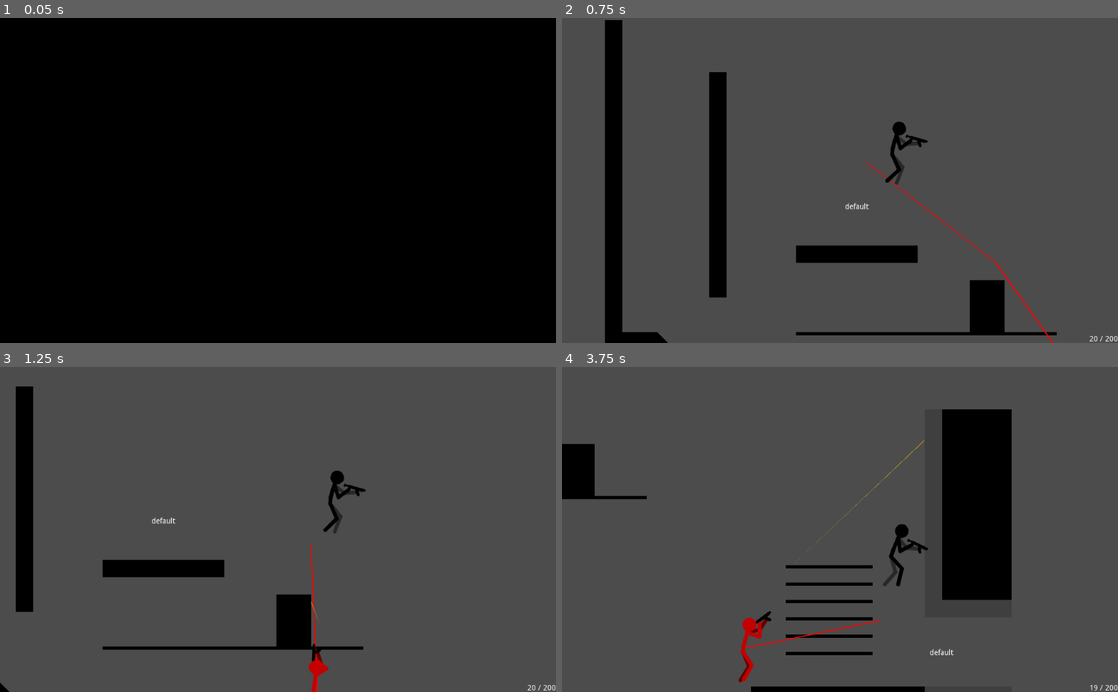
Above: before the commit, frames 1-4 (two rows, left to right).
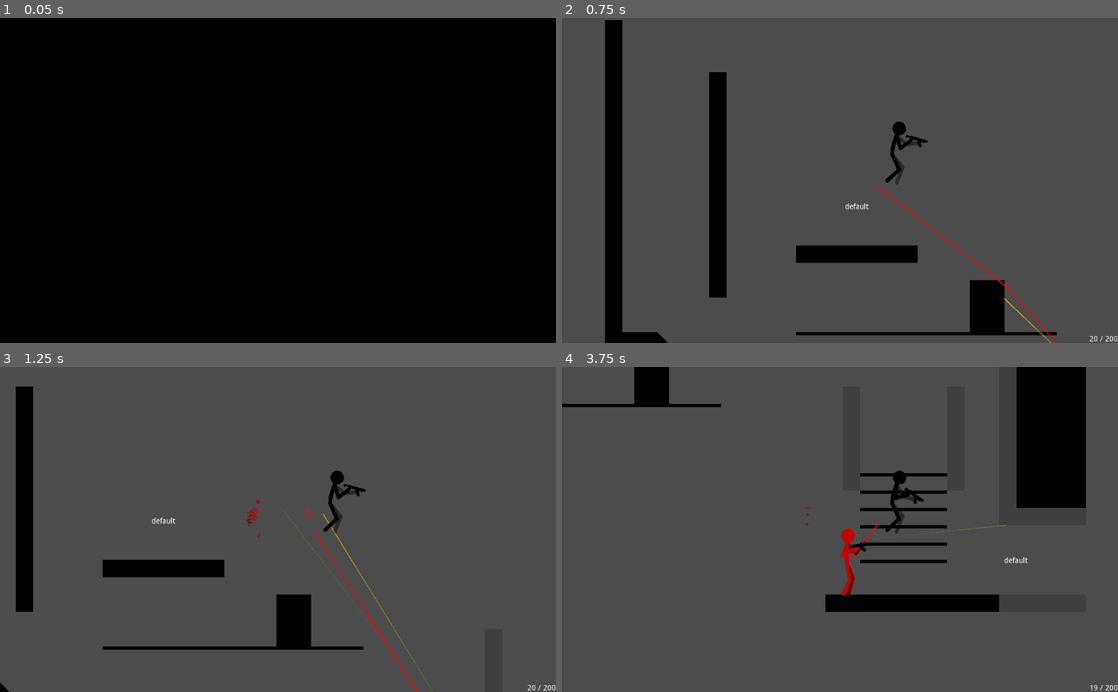
Above: after the commit, the same moments.

Repository: DmitriySalnikov/YT_2d_platformer
Game: Godot game, scene res://Levels/TestLevel1.tscn
The game is run twice, just before and just after one commit, with the same random seed, the same clock (stepped at 60 frames per second) and the same inputs.
Inputs (mouse positions are in pixels of both pictures, inside the frame that each line leads up to):
- Up to frame 1 (0.05 s): no input
- Up to frame 2 (0.75 s): move the mouse to (962, 164) at 0.52 s; hold D (move_right) from 0.53 s (still down); tap Space (jump) at 0.6 s
- Up to frame 3 (1.25 s): keep holding D (move_right); tap Space (jump) at 0.77, 1.07 s
- Up to frame 4 (3.75 s): move the mouse to (728, 545) at 1.27 s; click (728, 545) at 1.35 s; tap Space (jump) at 1.52, 1.55, 1.82, 2.3, 3.02, 3.05, 3.32, 3.6 s; move the mouse to (895, 458) at 2.02 s; release D (move_right) at 2.03 s; hold A (move_left) 2.03-2.78 s; hold S (look_down) 2.03-2.78 s; move the mouse to (812, 594) at 2.77 s; hold D (move_right) from 2.78 s (still down); tap W (look_up) at 2.85 s; move the mouse to (1006, 578) at 3.52 s

Frame 1 is identical in both runs. In frame 2, 0.4% of the frame differs, in the area x 54-90%, y 44-100%; in frame 3, 0.7%; in frame 4, 20%, in the area x 0-95%, y 0-100%.

Commit message:
3 день 2 ии прыжки не такие бешенные

Diff:
--- a/Levels/TestLevel1.tscn
+++ b/Levels/TestLevel1.tscn
@@ -7,9 +7,9 @@
 [ext_resource path="res://Levels/TestLevels.tscn" type="PackedScene" id=10]
 
 [sub_resource type="NavigationPolygon" id=1]
-vertices = PoolVector2Array( 1000, 312, 920, 312, 840, 296, 840, 248, 928, 208, 1008, 208, 1048, 264, 1144, 408, 1000, 416, 1704, 640, 1704, 768, 1296, 768, 1264, 632, 768, 504, 920, 416, 360, 408, 296, 408, 296, 320, 440, 320, 440, 360, 456, 504, 488, 360, 832, 128, 600, 248, 600, 128, 488, 320, 600, 296 )
-polygons = [ PoolIntArray( 0, 1, 2, 3, 4, 5, 6 ), PoolIntArray( 6, 7, 8, 0 ), PoolIntArray( 9, 10, 11, 12 ), PoolIntArray( 7, 12, 11, 13, 8 ), PoolIntArray( 14, 8, 13 ), PoolIntArray( 15, 16, 17, 18, 19 ), PoolIntArray( 20, 15, 19, 21, 13 ), PoolIntArray( 22, 4, 3, 23, 24 ), PoolIntArray( 25, 24, 23 ), PoolIntArray( 25, 23, 26, 21 ), PoolIntArray( 26, 2, 1, 14, 13, 21 ) ]
-outlines = [ PoolVector2Array( 1704, 640, 1704, 768, 1296, 7 …(108 unchanged characters)…  128, 928, 208, 1008, 208, 1048, 264, 1144, 408, 1264, 632 ), PoolVector2Array( 600, 248, 840, 248 …(86 unchanged characters)…
+vertices = PoolVector2Array( 1000, 312, 920, 312, 840, 296, 840, 248, 928, 208, 1008, 208, 1048, 264, 768, 504, 1000, 416, 1152, 384, 1304, 384, 1304, 592, 1296, 768, 1600, 640, 1704, 640, 1704, 768, 360, 408, 296, 408, 296, 320, 440, 320, 440, 360, 456, 504, 488, 360, 1352, 592, 1352, 384, 1496, 384, 1496, 592, 1544, 592, 1544, 384, 1600, 384, 920, 416, 832, 128, 600, 248, 600, 128, 488, 320, 600, 296 )
+polygons = [ PoolIntArray( 0, 1, 2, 3, 4, 5, 6 ), PoolIntArray( 7, 8, 9, 10, 11, 12 ), PoolIntArray( 6, 9, 8, 0 ), PoolIntArray( 13, 14, 15, 12 ), PoolIntArray( 16, 17, 18, 19, 20 ), PoolIntArray( 21, 16, 20, 22, 7 ), PoolIntArray( 23, 24, 25, 26 ), PoolIntArray( 27, 28, 29, 13 ), PoolIntArray( 27, 13, 12, 26 ), PoolIntArray( 23, 26, 12 ), PoolIntArray( 11, 23, 12 ), PoolIntArray( 30, 8, 7 ), PoolIntArray( 31, 4, 3, 32, 33 ), PoolIntArray( 34, 33, 32 ), PoolIntArray( 34, 32, 35, 22 ), PoolIntArray( 35, 2, 1, 30, 7, 22 ) ]
+outlines = [ PoolVector2Array( 1704, 640, 1704, 768, 1296, 7 …(108 unchanged characters)…  128, 928, 208, 1008, 208, 1048, 264, 1152, 384, 1304, 384, 1304, 592, 1352, 592, 1352, 384, 1496, 384, 1496, 592, 1544, 592, 1544, 384, 1600, 384, 1600, 640 ), PoolVector2Array( 600, 248, 840, 248 …(86 unchanged characters)…
 
 [sub_resource type="RectangleShape2D" id=2]
 extents = Vector2( 65.6366, 10 )
@@ -44,14 +44,14 @@
 [node name="Solids" parent="." index="1"]
 tile_data = PoolIntArray( -327672, 0, 0, -262136, 0, 0, -196600, 0, 0, -131064, 0, 0, -131058, 0, 0, -65528, 0, 0, -655 …(1745 unchanged characters)…
 
-[node name="TwoWays" parent="." index="2"]
+[node name="NoGrip" parent="." index="2"]
+tile_data = PoolIntArray( 524338, 1, 0, 589874, 1, 0, 655410, 1, 0, 720946, 1, 0, 786473, 1, 0, 786479, 1, 0, 786482, 1, 0, 852009, 1, 0, 852015, 1, 0, 852018, 1, 0, 917545, 1, 0, 917551, 1, 0, 917554, 1, 0, 983081, 1, 0, 983087, 1, 0, 983090, 1, 0, 1048617, 1, 0, 1048623, 1, 0, 1048626, 1, 0, 1114153, 1, 0, 1114159, 1, 0, 1114162, 1, 0, 1179698, 1, 0, 1245234, 1, 0, 1245235, 1, 0, 1245236, 1, 0, 1245237, 1, 0, 1245238, 1, 0, 1572914, 1, 0, 1572915, 1, 0, 1572916, 1, 0, 1572917, 1, 0, 1572918, 1, 0 )
+
+[node name="TwoWays" parent="." index="3"]
 tile_data = PoolIntArray( 851987, 0, 0, 851988, 0, 0, 851989, 0, 0, 851990, 0, 0, 851991, 0, 0, 851992, 0, 0, 851993, 0 …(525 unchanged characters)…
 
-[node name="OneWays" parent="." index="3"]
+[node name="OneWays" parent="." index="4"]
 tile_data = PoolIntArray( 851999, 0, 0, 852000, 0, 0, 852001, 0, 0 )
-
-[node name="NoGrip" parent="." index="4"]
-tile_data = PoolIntArray( 524338, 1, 0, 589874, 1, 0, 655410, 1, 0, 720946, 1, 0, 786482, 1, 0, 852018, 1, 0, 917554, 1, 0, 983090, 1, 0, 1048626, 1, 0, 1114162, 1, 0, 1179698, 1, 0, 1245234, 1, 0, 1245235, 1, 0, 1245236, 1, 0, 1245237, 1, 0, 1245238, 1, 0, 1572914, 1, 0, 1572915, 1, 0, 1572916, 1, 0, 1572917, 1, 0, 1572918, 1, 0 )
 
 [node name="platform" type="StaticBody2D" parent="." index="5"]
 position = Vector2( 200.823, 359.598 )
@@ -89,7 +89,7 @@
 SpawnPointName = "from_level1"
 
 [node name="StickmanEnemy" parent="." index="11" instance=ExtResource( 7 )]
-position = Vector2( 1458.66, 700.61 )
+position = Vector2( 1424, 480 )
 
 [node name="SpawnPoint" parent="." index="12"]
 position = Vector2( 720, 184 )
--- a/Levels/TestLevel2.tscn
+++ b/Levels/TestLevel2.tscn
@@ -29,11 +29,11 @@
 [node name="Solids" parent="." index="2"]
 tile_data = PoolIntArray( 65535, 0, 0, 0, 0, 0, 1, 0, 0, 2, 0, 0, 3, 0, 0, 131071, 0, 0, 65536, 0, 0, 65537, 0, 0, 6553 …(1864 unchanged characters)…
 
-[node name="TwoWays" parent="." index="3"]
+[node name="NoGrip" parent="." index="3"]
+tile_data = PoolIntArray( 4, 1, 0, 65540, 1, 0, 131076, 1, 0, 196612, 1, 0, 262148, 1, 0, 327684, 1, 0, 393220, 1, 0, 458756, 1, 0, 524292, 1, 0, 589828, 1, 0, 655364, 1, 0, 720900, 1, 0, 786436, 1, 0, 917503, 1, 0, 851968, 1, 0, 851969, 1, 0, 851970, 1, 0, 851971, 1, 0, 851972, 1, 0, 983039, 1, 0, 1048575, 1, 0, 1114111, 1, 0, 1179647, 1, 0, 1245183, 1, 0, 1179648, 1, 0, 1179649, 1, 0, 1179650, 1, 0, 1179651, 1, 0, 1179652, 1, 0 )
+
+[node name="TwoWays" parent="." index="4"]
 tile_data = PoolIntArray( 524305, 0, 0, 524306, 0, 0, 524307, 0, 0, 524308, 0, 0, 524309, 0, 0, 524310, 0, 0, 655367, 0, 0, 655368, 0, 0, 655369, 0, 0, 655370, 0, 0, 655371, 0, 0, 655372, 0, 0, 917518, 0, 0, 917519, 0, 0, 917520, 0, 0, 917521, 0, 0, 917522, 0, 0, 917523, 0, 0, 917524, 0, 0 )
-
-[node name="NoGrip" parent="." index="5"]
-tile_data = PoolIntArray( 4, 1, 0, 65540, 1, 0, 131076, 1, 0, 196612, 1, 0, 262148, 1, 0, 327684, 1, 0, 393220, 1, 0, 458756, 1, 0, 524292, 1, 0, 589828, 1, 0, 655364, 1, 0, 720900, 1, 0, 786436, 1, 0, 917503, 1, 0, 851968, 1, 0, 851969, 1, 0, 851970, 1, 0, 851971, 1, 0, 851972, 1, 0, 983039, 1, 0, 1048575, 1, 0, 1114111, 1, 0, 1179647, 1, 0, 1245183, 1, 0, 1179648, 1, 0, 1179649, 1, 0, 1179650, 1, 0, 1179651, 1, 0, 1179652, 1, 0 )
 
 [node name="StaticBody2D" type="StaticBody2D" parent="." index="6"]
 position = Vector2( 1233.51, 81.9694 )
@@ -54,14 +54,14 @@
 polygon = PoolVector2Array( -8, 0, -2, 8, 0, 10, 2, 8, 8, 0 )
 
 [node name="WeaponSlot" parent="StickmanEnemy" index="4"]
-position = Vector2( -7.74304, -32.5147 )
-rotation = 2.03528
+position = Vector2( -7.61432, -33.3263 )
+rotation = 2.05885
 
 [node name="Gun" parent="StickmanEnemy/WeaponSlot" index="0"]
 Damage = 0.577
 
 [node name="WeaponWallDetector" parent="StickmanEnemy/Rays" index="1"]
-position = Vector2( 7.20996, -35.1474 )
+position = Vector2( 7.39661, -35.6059 )
 
 [node name="CanvasModulate" type="CanvasModulate" parent="." index="9"]
 position = Vector2( 480, 8 )
--- a/Levels/TestLevels.tscn
+++ b/Levels/TestLevels.tscn
@@ -55,6 +55,32 @@
 } ]
 1/z_index = 0
 
+[sub_resource type="ConvexPolygonShape2D" id=6]
+points = PoolVector2Array( 32, 32, 0, 32, 0, 0, 32, 0 )
+
+[sub_resource type="TileSet" id=7]
+1/name = "TestTileset.png 1"
+1/texture = ExtResource( 2 )
+1/tex_offset = Vector2( 0, 0 )
+1/modulate = Color( 1, 1, 1, 1 )
+1/region = Rect2( 32, 32, 32, 32 )
+1/tile_mode = 0
+1/occluder_offset = Vector2( 0, 0 )
+1/navigation_offset = Vector2( 0, 0 )
+1/shape_offset = Vector2( 0, 0 )
+1/shape_transform = Transform2D( 1, 0, 0, 1, 0, 0 )
+1/shape = SubResource( 6 )
+1/shape_one_way = false
+1/shape_one_way_margin = 1.0
+1/shapes = [ {
+"autotile_coord": Vector2( 0, 0 ),
+"one_way": false,
+"one_way_margin": 1.0,
+"shape": SubResource( 6 ),
+"shape_transform": Transform2D( 1, 0, 0, 1, 0, 0 )
+} ]
+1/z_index = 0
+
 [sub_resource type="ConvexPolygonShape2D" id=4]
 points = PoolVector2Array( 0, 0, 0, 0, 32, 0, 32, 5.909, 0, 5.909 )
 
@@ -81,32 +107,6 @@
 } ]
 0/z_index = 0
 
-[sub_resource type="ConvexPolygonShape2D" id=6]
-points = PoolVector2Array( 32, 32, 0, 32, 0, 0, 32, 0 )
-
-[sub_resource type="TileSet" id=7]
-1/name = "TestTileset.png 1"
-1/texture = ExtResource( 2 )
-1/tex_offset = Vector2( 0, 0 )
-1/modulate = Color( 1, 1, 1, 1 )
-1/region = Rect2( 32, 32, 32, 32 )
-1/tile_mode = 0
-1/occluder_offset = Vector2( 0, 0 )
-1/navigation_offset = Vector2( 0, 0 )
-1/shape_offset = Vector2( 0, 0 )
-1/shape_transform = Transform2D( 1, 0, 0, 1, 0, 0 )
-1/shape = SubResource( 6 )
-1/shape_one_way = false
-1/shape_one_way_margin = 1.0
-1/shapes = [ {
-"autotile_coord": Vector2( 0, 0 ),
-"one_way": false,
-"one_way_margin": 1.0,
-"shape": SubResource( 6 ),
-"shape_transform": Transform2D( 1, 0, 0, 1, 0, 0 )
-} ]
-1/z_index = 0
-
 [node name="TestLevels" type="Node2D"]
 script = ExtResource( 1 )
 CharacterScene = ExtResource( 3 )
@@ -117,6 +117,12 @@
 tile_set = SubResource( 3 )
 cell_size = Vector2( 32, 32 )
 collision_layer = 3
+collision_mask = 0
+format = 1
+
+[node name="NoGrip" type="TileMap" parent="."]
+tile_set = SubResource( 7 )
+cell_size = Vector2( 32, 32 )
 collision_mask = 0
 format = 1
 
@@ -134,10 +140,4 @@
 collision_mask = 0
 format = 1
 
-[node name="NoGrip" type="TileMap" parent="."]
-tile_set = SubResource( 7 )
-cell_size = Vector2( 32, 32 )
-collision_mask = 0
-format = 1
-
 [node name="SpawnPoint" parent="." instance=ExtResource( 4 )]
--- a/StickmanCharacter.gd
+++ b/StickmanCharacter.gd
@@ -31,22 +31,22 @@
 export var CurrentWeaponType : int = WeaponTypes.Gun setget set_current_weapon
 
 onready var health_comp := $HealthComp
-onready var stickman_visual := $StickmanVisual
-onready var capsule_collison := $CS2D
-onready var slope_ray_collision := $CSSlopeRay
-onready var rays := $Rays
-
-onready var weapon_slot := $WeaponSlot
-onready var weapon_wall_detector := $Rays/WeaponWallDetector
+onready var stickman_visual : = $StickmanVisual
+onready var capsule_collison : CollisionShape2D = $CS2D
+onready var slope_ray_collision : CollisionShape2D = $CSSlopeRay
+onready var rays : Node2D = $Rays
+
+onready var weapon_slot : Node2D = $WeaponSlot
+onready var weapon_wall_detector : RayCast2D = $Rays/WeaponWallDetector
 onready var current_weapon : Node2D = null
 onready var weapons_map := {
 	WeaponTypes.None : null,
 	WeaponTypes.Gun : $WeaponSlot/Gun,
 }
 
-onready var wall_detectors_root := $Rays/WallDetectors
-onready var two_way_platform_checker := $Rays/TwoWayPlatformChecker
-onready var tween := $Tween
+onready var wall_detectors_root : Node2D = $Rays/WallDetectors
+onready var two_way_platform_checker : RayCast2D = $Rays/TwoWayPlatformChecker
+onready var tween : Tween = $Tween
 
 var input_move_direction : float
 var input_look_direction : float
@@ -287,18 +287,18 @@
 			# jump through oneway platform
 			# on "twoway" platform and looking down
 			if two_way_platform_checker.is_colliding() and input_look_direction > 0:
-				print("wtf" + str(OS.get_ticks_msec()))
 				_do_jump_through_platform()
 			else:
 				_do_regular_jump()
 
 func test_distance_covered_after_platforms_disabled():
-	if is_jumping_through_platforms and jump_down_platform_distance_vertical > 8:
+	if is_jumping_through_platforms and jump_down_platform_distance_vertical > 14:
 		_stop_ignoring_platforms()
 
 func _stop_ignoring_platforms():
 	is_jumping_through_platforms = false
 	set_collision_mask_bit(TWOWAY_PlATFORMS_LAYER_BIT, true)
+	# warning-ignore:return_value_discarded
 	tween.remove(self, "_stop_ignoring_platforms")
 
 func _do_jump_through_platform():
@@ -308,7 +308,9 @@
 	jump_down_platform_distance_vertical = 0
 	jump_coyote_timer = 0
 	# TODO also need to just check is moved some pixels
+	# warning-ignore:return_value_discarded
 	tween.interpolate_callback(self, 0.15, "_stop_ignoring_platforms")
+	# warning-ignore:return_value_discarded
 	tween.start()
 
 func _do_regular_jump():
--- a/StickmanEnemy.gd
+++ b/StickmanEnemy.gd
@@ -2,9 +2,12 @@
 extends StickmanCharacter
 
 onready var enemy_detector := $EnemyDetector
+onready var next_floor_platform_checker := $Rays/NextPlatformFloorChecker
 
 var navmap : Navigation2D
 var last_path : Array
+
+# TODO add jump tries counter and limiter
 
 func _ready() -> void:
 	navmap = get_parent().get_node("Navigation2D")
@@ -56,9 +59,20 @@
 	var need_to_jump = false
 	#not empty
 	if last_path.size() > 1:
-		var height_delta = (last_path[1] - last_path[0]).y
-		if height_delta < -50:
+		# if need to jump up. Check distance from center to second point
+		if (last_path[1] - last_path[0]).y < -100 and (next_floor_platform_checker.is_colliding() and not enemy_detector.is_colliding()):
 			need_to_jump = true
+		else:
+			var height_delta = 0
+			# if need to jump down through platform. Check distance from capsule top to second point but only when he's far from player
+			if last_path.size() != 2:
+				height_delta = (last_path[1] - Vector2(global_position.x, global_position.y - capsule_collison.shape.height + capsule_collison.shape.radius)).y
+			else:
+				height_delta = (last_path[1] - last_path[0]).y
+
+			if height_delta > 0 and two_way_platform_checker.is_colliding():
+				self.input_look_direction = 1
+				need_to_jump = true
 
 	self.input_jump_just_pressed = need_to_jump
 
--- a/StickmanEnemy.tscn
+++ b/StickmanEnemy.tscn
@@ -9,15 +9,21 @@
 script = ExtResource( 2 )
 
 [node name="WeaponSlot" parent="." index="4"]
-position = Vector2( -7.45631, -33.8548 )
-rotation = 2.07465
+position = Vector2( -6.27842, -34.2389 )
+rotation = 2.09148
 scale = Vector2( 3, 3 )
 
 [node name="Gun" parent="WeaponSlot" index="0"]
 Damage = 5.0
 
 [node name="WeaponWallDetector" parent="Rays" index="1"]
-position = Vector2( 7.58875, -35.897 )
+position = Vector2( 8.79888, -36.0275 )
+
+[node name="NextPlatformFloorChecker" type="RayCast2D" parent="Rays" index="3"]
+position = Vector2( 0, -70 )
+enabled = true
+cast_to = Vector2( 0, 110 )
+collision_mask = 12
 
 [node name="UpdateNavTimer" type="Timer" parent="." index="6"]
 process_mode = 0
